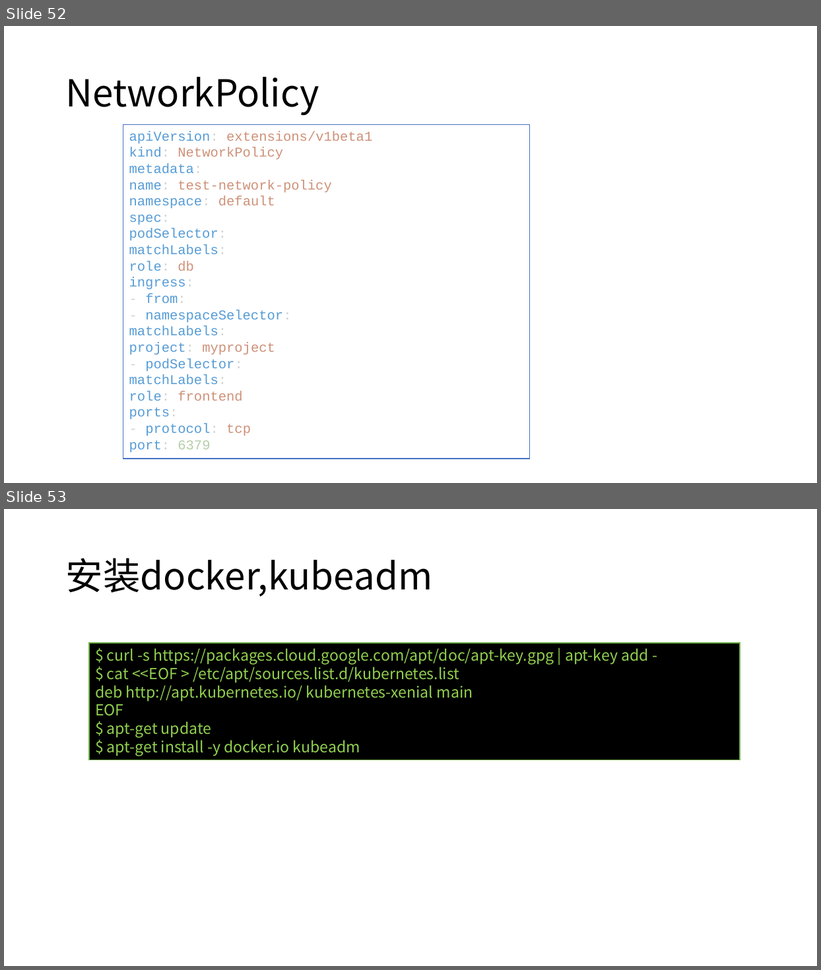
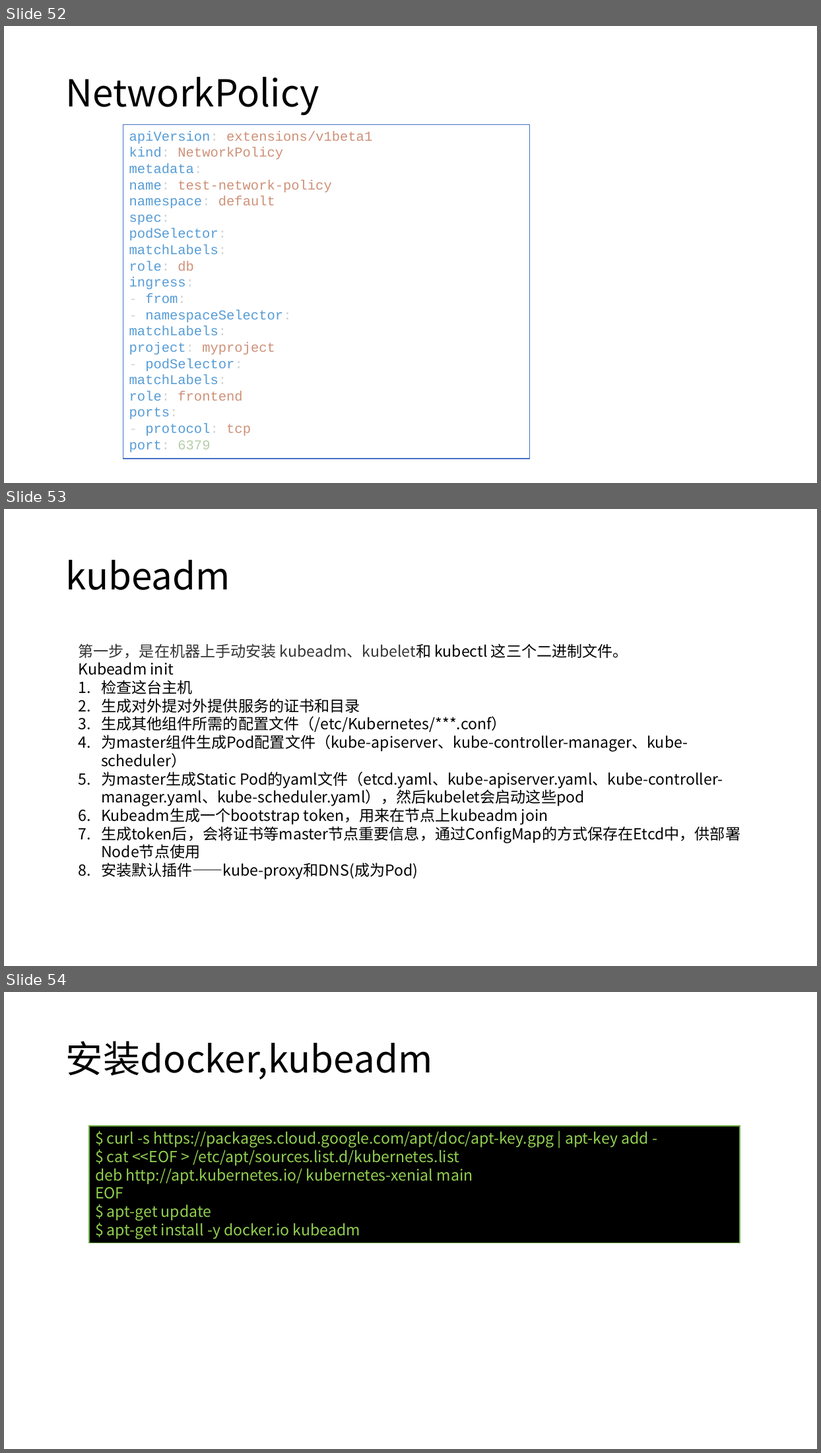
Before and after one commit to axzxs2001/kubernetes-netcore, a slide deck: kubernetes-netcore/kubernetes.pptx. Shown one above the other, each under a label of ours: slides 52 and 53 before the commit, slides 52, 53 and 54 after it. The pictures are 821x970 and 821x1453 pixels, drawn with LibreOffice and Linux fonts; fonts in the diff are those of the drawing; background and template pictures are left out. Boxes give left, top, right and bottom in pixels: in the first picture for what was removed or moved away, otherwise in the second. Text is boxed around its words. In the diff, an @@ line names an element or a change of style, - is before the commit and + after.

Commit message:
kubeadm的完整步骤

```diff
--- a/kubernetes-netcore/kubernetes.pptx
+++ b/kubernetes-netcore/kubernetes.pptx
@@ slide 53 added at [4,509,817,966], background #FFFFFF @@
@@ title added at [66,560,230,590], 44 pt, text #000000 @@
+kubeadm
@@ text added at [79,644,741,880], 18 pt, text #000000 @@
+第一步，是在机器上手动安装 kubeadm、kubelet和 kubectl 这三个二进制文件。
+Kubeadm init
+1. 检查这台主机
+2. 生成对外提对外提供服务的证书和目录
+3. 生成其他组件所需的配置文件（/etc/Kubernetes/***.conf）
+4. 为master组件生成Pod配置文件（kube-apiserver、kube-controller-manager、kube-scheduler）
+5. 为master生成Static Pod的yaml文件（etcd.yaml、kube-apiserver.yaml、kube-controller-manager.yaml、kube-scheduler.yaml），然后kubelet会启动这些pod
+6. Kubeadm生成一个bootstrap token，用来在节点上kubeadm join
+7. 生成token后，会将证书等master节点重要信息，通过ConfigMap的方式保存在Etcd中，供部署Node节点使用
+8. 安装默认插件——kube-proxy和DNS(成为Pod)
@@ what was slide 53 is now slide 54 @@
```
